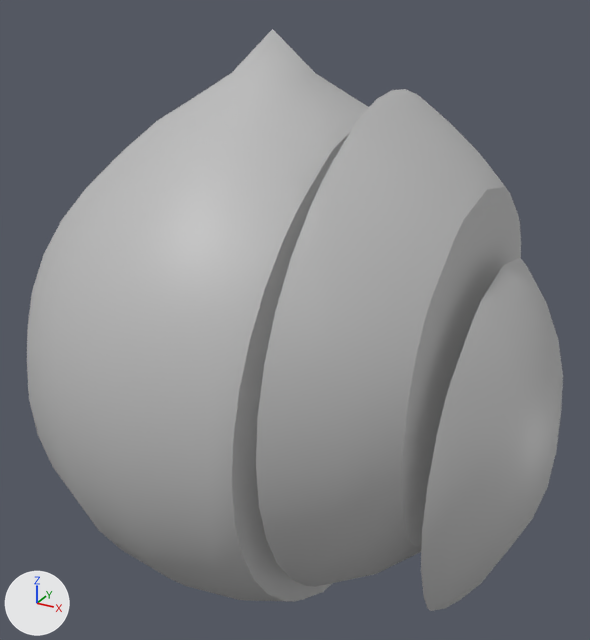
What one commit did to the FBX model Assets/Models/FBXOnion/3of6Onion.fbx.
Camera for both pictures: a 50 mm camera at (0.0156, -0.0267, 0.0148) aimed at (0.0006, 0.0005, 0.0013). Lighting does not change. The marker at lower left points along +X, +Y and +Z. Where no turn or scale is listed for an object, it has been applied to the vertices.
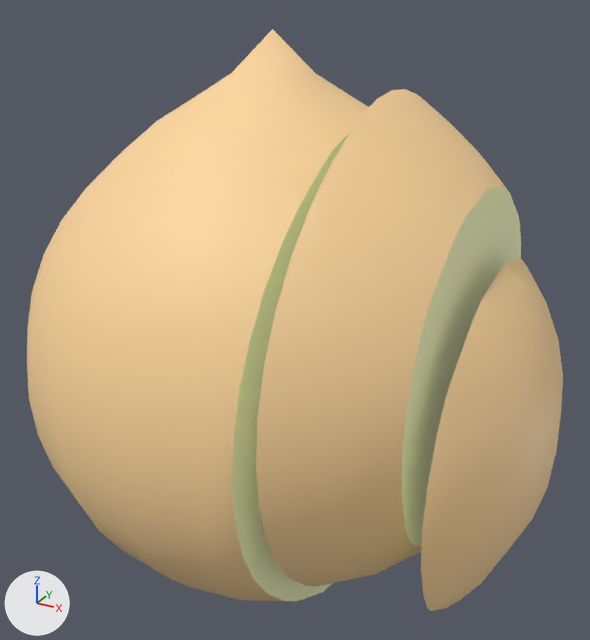
The newer file is also rescaled (x100.0) as a whole; pictures and numbers use the older file's frame.

Pixel boxes [x1, y1, x2, y2] of what changed, in the pictures (590 x 640 px):
part 1 of me_mesh, recoloured (grey to beige): [27, 29, 563, 611] in both
part 2 of me_mesh, recoloured (grey to beige): [232, 134, 521, 601] in both

What changed in the scene script:
```text
Add mat_phong2:
    mat_phong2 = principled_material('phong2')
    mat_phong2.base_color = (0.977, 1.0, 0.545)  # beige #fcffc3
    mat_phong2.roughness = 0.553
Add mat_phong1:
    mat_phong1 = principled_material('phong1')
    mat_phong1.base_color = (1.0, 0.688, 0.34)  # beige #ffd89e
    mat_phong1.roughness = 0.553
Change me_mesh:
    where me_mesh.from_pydata(...)  # 526 vertices, 476 faces; spans x -0.01..0.0117, y -0.01..0.01, z -0.0126..0.0126
    used by ob_psphere1; location = (0.0, 0.0, 0.0)
    me_mesh part 1: 472 of the faces centred in x -0.0097..0.0114, y -0.0097..0.0097, z -0.0116..0.0116 switch from mat_lambert1 (grey #bcbcbc) to mat_phong1 (beige #ffd89e)
    me_mesh part 2: all 4 faces centred in x 0.0037..0.0091, y 0.0, z -0.0015..0.0011 switch from mat_lambert1 (grey #bcbcbc) to mat_phong2 (beige #fcffc3)
```
